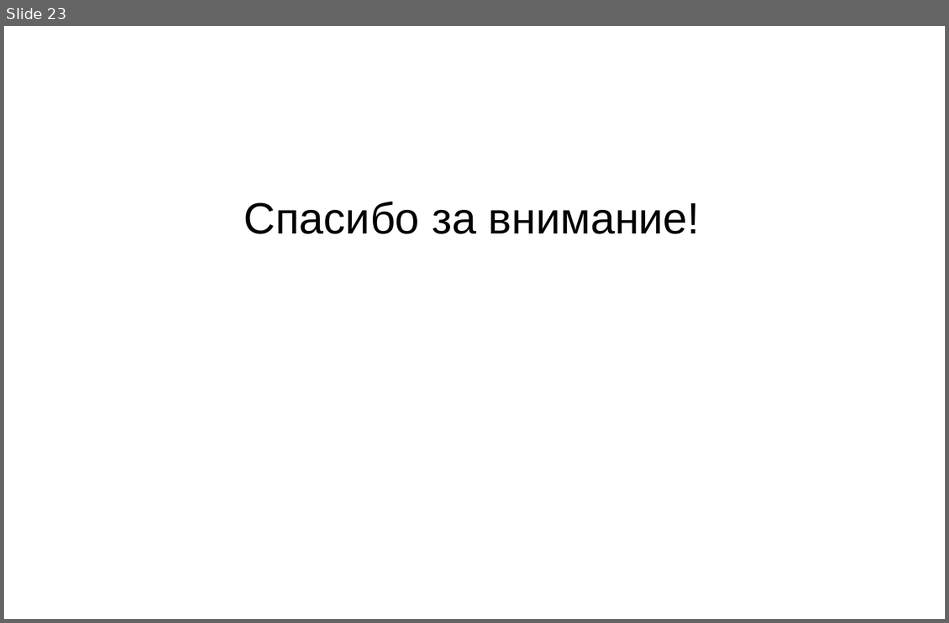
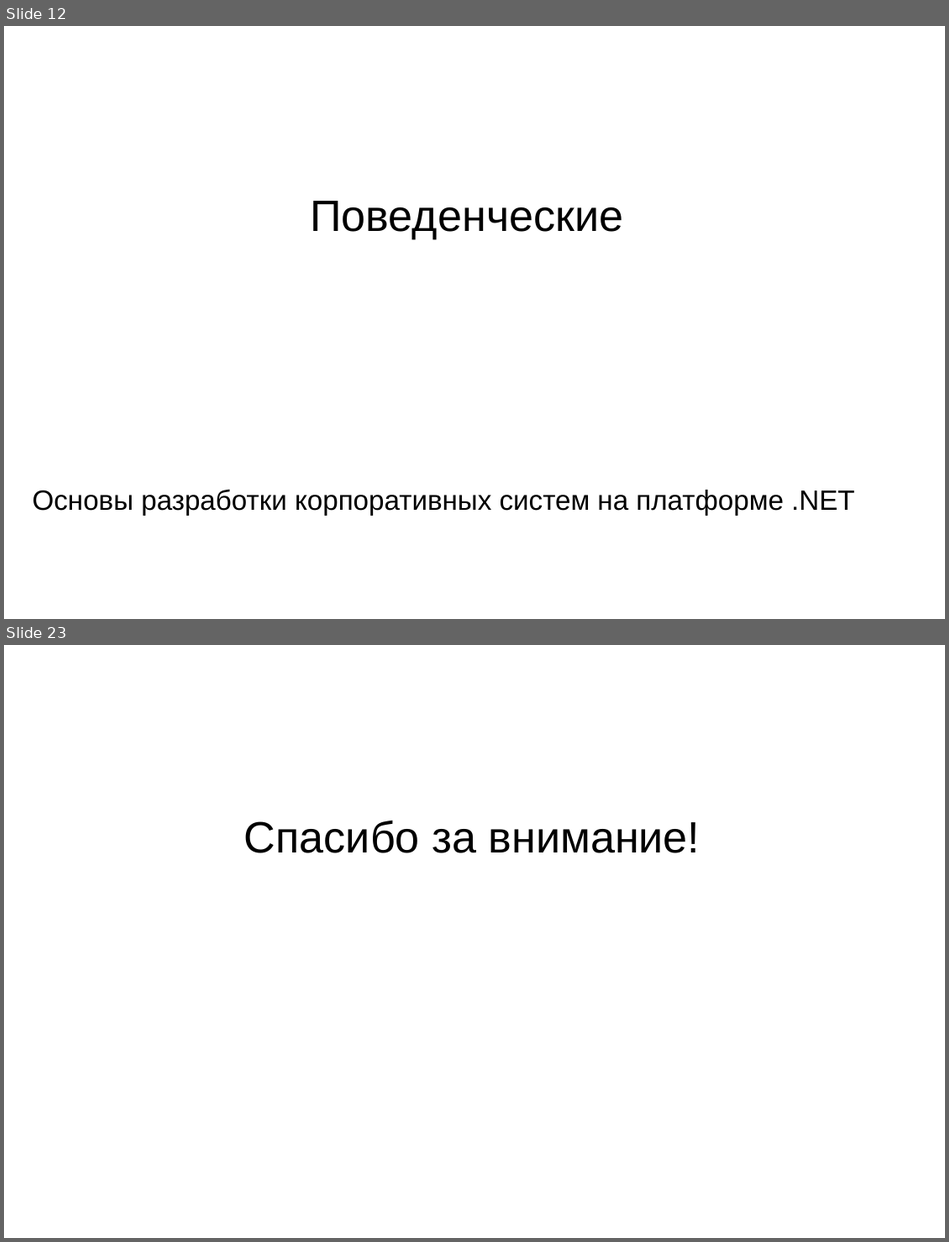
Before and after one commit to PeshekhonovK/ExampleSolution, a slide deck: docs/ЛЭТИ ВвПП 2020.3.pptx. Shown one above the other, each under a label of ours: slide 23 before the commit, slides 12 and 23 after it; the slides between them are not shown. The pictures are 949x623 and 949x1242 pixels, drawn with LibreOffice and Linux fonts; fonts in the diff are those of the drawing; background and template pictures are left out. Boxes give left, top, right and bottom in pixels: in the first picture for what was removed or moved away, otherwise in the second. Text is boxed around its words. In the diff, an @@ line names an element or a change of style, - is before the commit and + after.

Commit message:
updated pptx

```diff
--- a/docs/ЛЭТИ ВвПП 2020.3.pptx
+++ b/docs/ЛЭТИ ВвПП 2020.3.pptx
@@ slide 12 added at [4,26,945,619], background picture (left out) @@
@@ text added at [310,201,623,239], 44 pt, text #000000 @@
+Поведенческие
@@ text added at [33,489,854,515], 28 pt, text #000000 @@
+Основы разработки корпоративных систем на платформе .NET
```
Also in this commit, not shown: 12 slides changed, 8 other slides added, 9 slides removed, 2 other files.
